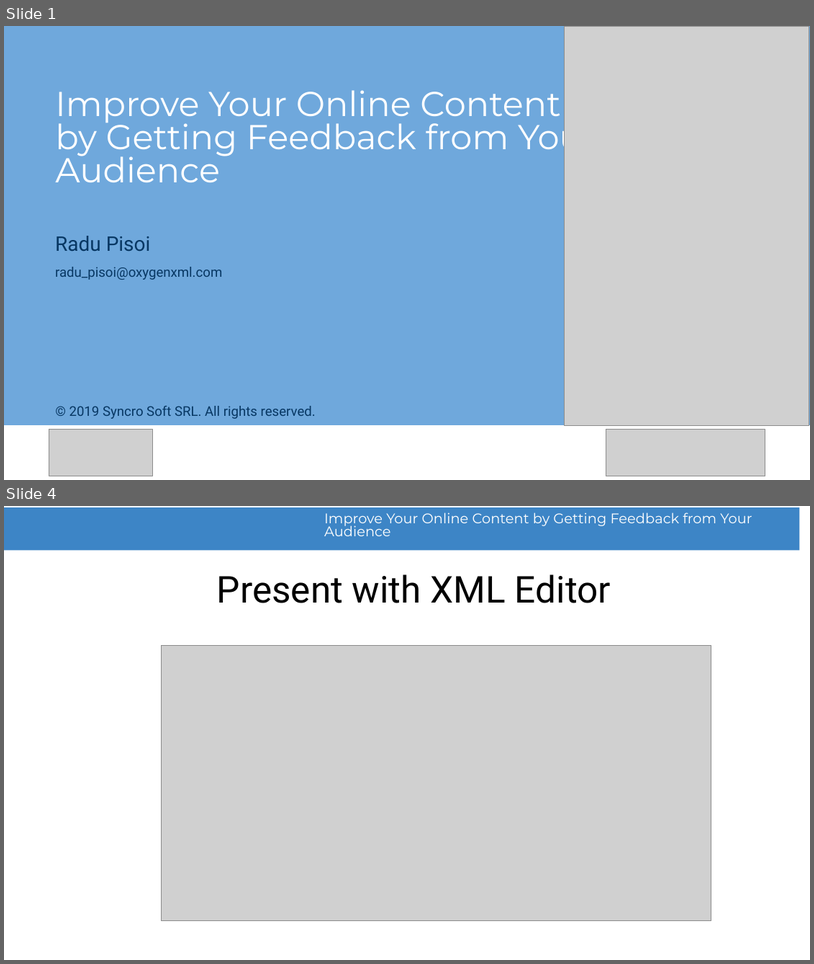
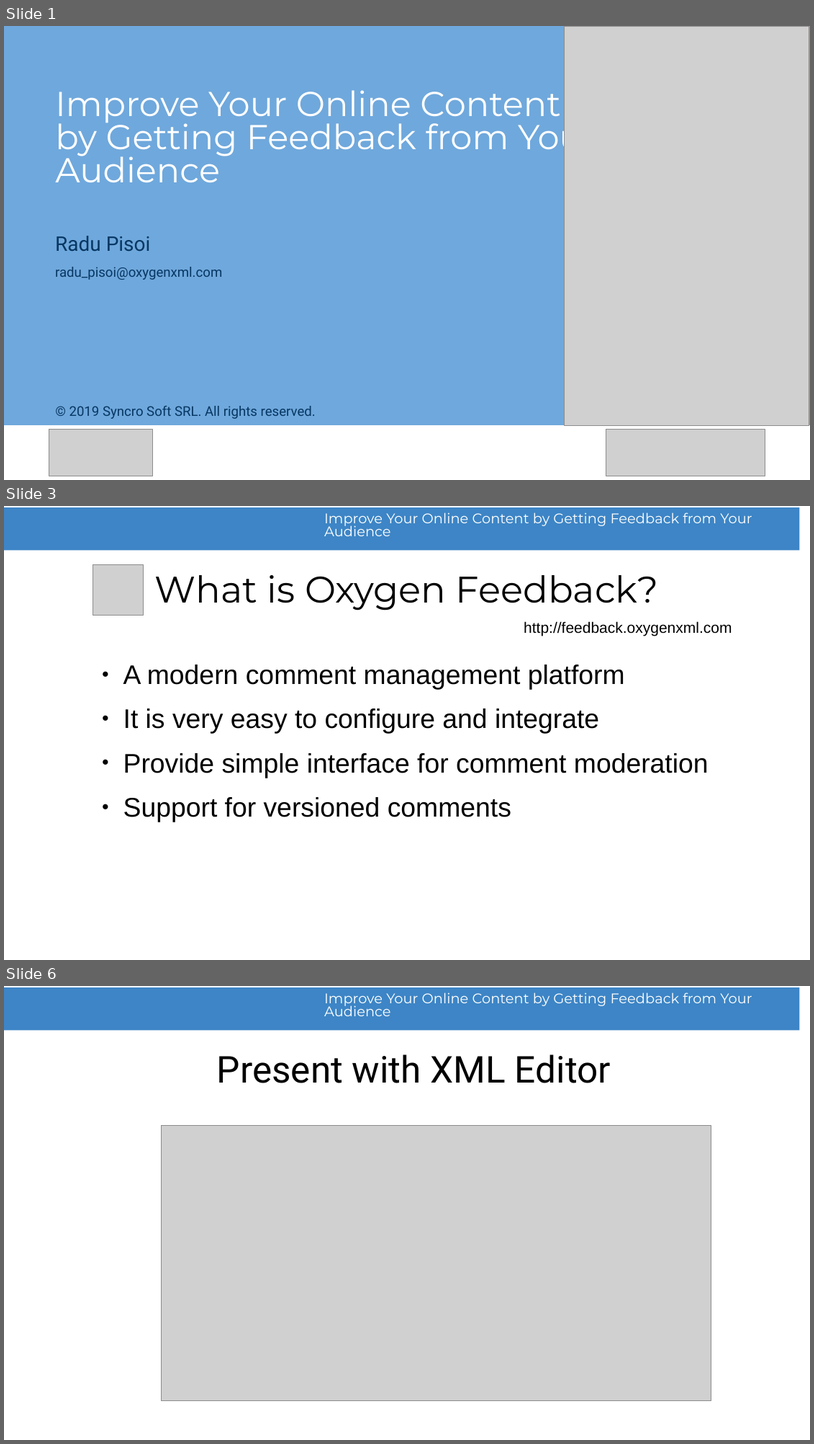
Before and after one commit to radu-pisoi/feedback-presentation, a slide deck: presentation/feedback-demo.odp. Shown one above the other, each under a label of ours: slides 1 and 4 before the commit, slides 1, 3 and 6 after it; the slides between them are not shown. The pictures are 814x964 and 814x1444 pixels, drawn with LibreOffice and Linux fonts; fonts in the diff are those of the drawing; grey boxes stand for pictures; background and template pictures are left out. Boxes give left, top, right and bottom in pixels: in the first picture for what was removed or moved away, otherwise in the second. Text is boxed around its words. In the diff, an @@ line names an element or a change of style, - is before the commit and + after.

```diff
--- a/presentation/feedback-demo.odp
+++ b/presentation/feedback-demo.odp
@@ slide 3 added at [4, 506, 810, 960], background #FFFFFF; not listed: 2 template elements that a slide beside it also shows @@
@@ picture added at [93, 565, 143, 615] @@
@@ title added at [154, 575, 659, 610], 44 pt, text #000000 @@
+What is Oxygen Feedback?
@@ text added at [524, 621, 732, 636], 18 pt, text #000000 @@
+http://feedback.oxygenxml.com
@@ text added at [124, 664, 709, 822], 32 pt, text #000000 @@
+● A modern comment management platform
+● It is very easy to configure and integrate
+● Provide simple interface for comment moderation
+● Support for versioned comments
@@ what was slide 4 is now slide 6 @@
```
Also in this commit, not shown: 2 slides changed, 1 other slide added, 1 other file.
